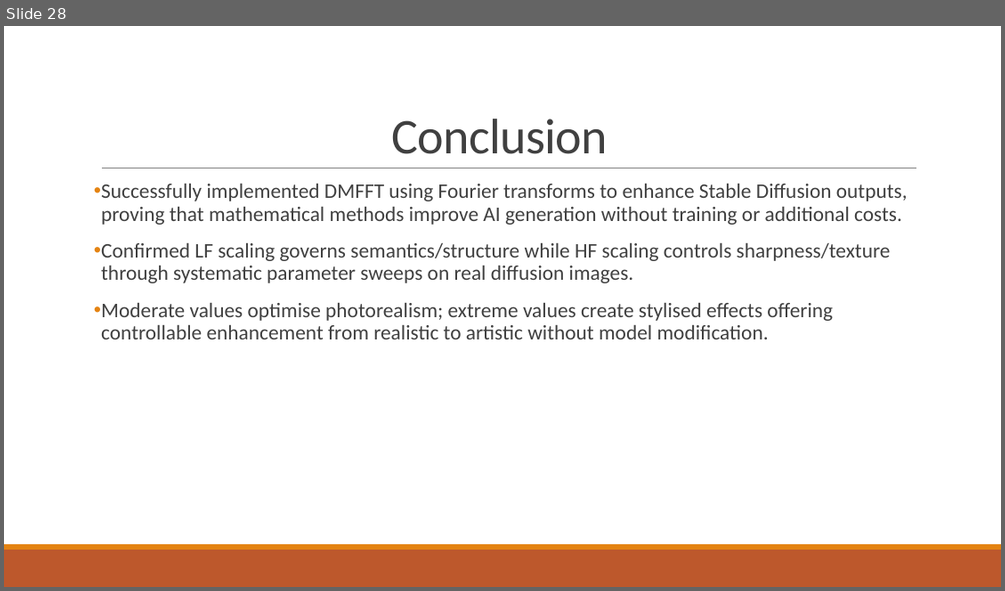
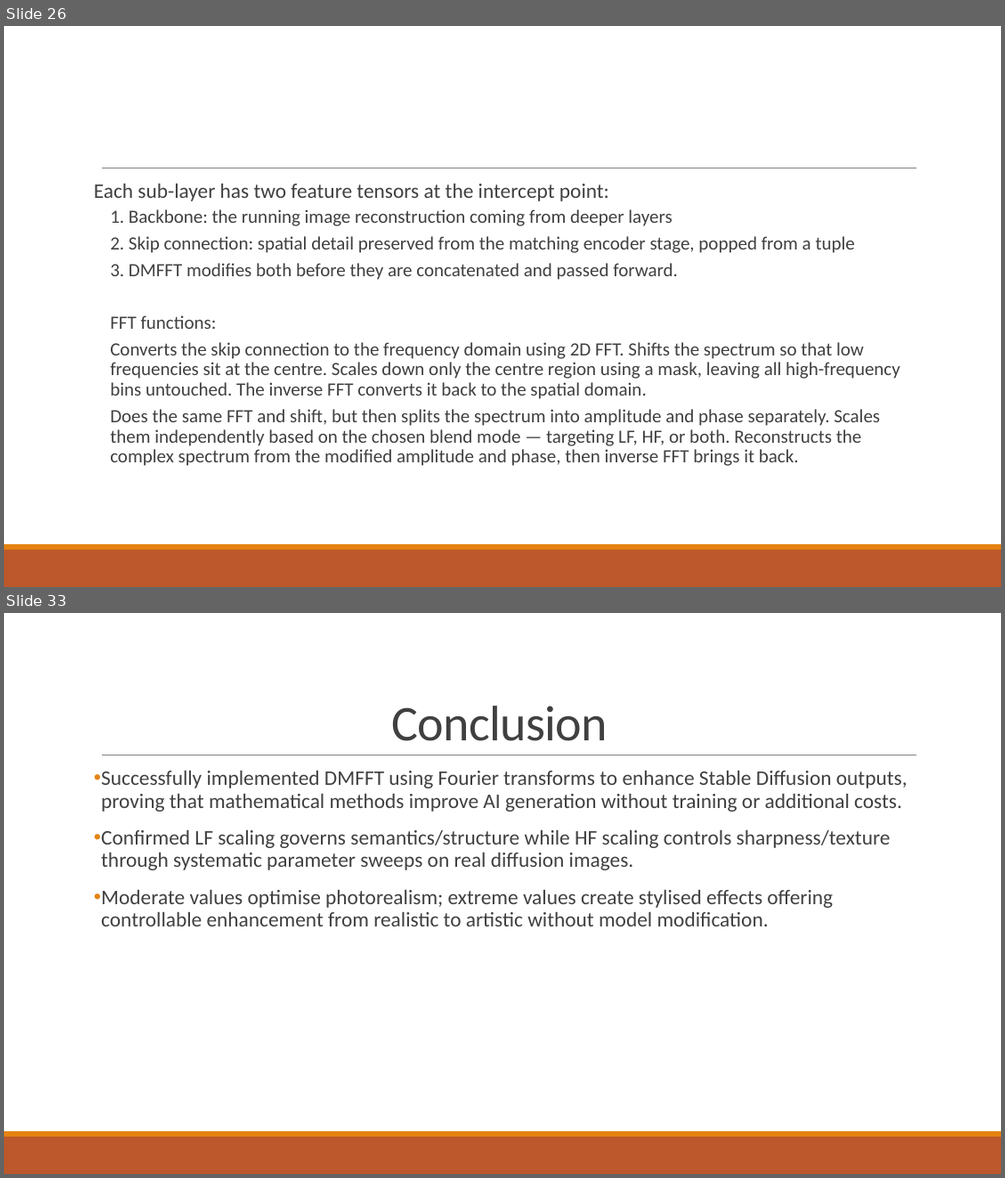
Before and after one commit to mithulpranav24/D13_MFC4_DMFFT, a slide deck: docs/Presentation.pptx. Shown one above the other, each under a label of ours: slide 28 before the commit, slides 26 and 33 after it; the slides between them are not shown. The pictures are 1005x591 and 1005x1178 pixels, drawn with LibreOffice and Linux fonts; fonts in the diff are those of the drawing. Boxes give left, top, right and bottom in pixels: in the first picture for what was removed or moved away, otherwise in the second. Text is boxed around its words. In the diff, an @@ line names an element or a change of style, - is before the commit and + after.

```diff
--- a/docs/Presentation.pptx
+++ b/docs/Presentation.pptx
@@ slide 26 added at (4, 26, 1001, 587), background #FFFFFF; not listed: 3 template elements that a slide beside it also shows @@
@@ text added at (94, 184, 900, 466), 18 pt, text #404040 @@
+Each sub-layer has two feature tensors at the intercept point:
+  1. Backbone: the running image reconstruction coming from deeper layers
+  2. Skip connection: spatial detail preserved from the matching encoder stage, popped from a tuple
+  3. DMFFT modifies both before they are concatenated and passed forward.
+  FFT functions:
+  Converts the skip connection to the frequency domain using 2D FFT. Shifts the spectrum so that low frequencies sit at the centre. Scales down only the centre region using a mask, leaving all high-frequency bins untouched. The inverse FFT converts it back to the spatial domain.
+  Does the same FFT and shift, but then splits the spectrum into amplitude and phase separately. Scales them independently based on the chosen blend mode — targeting LF, HF, or both. Reconstructs the complex spectrum from the modified amplitude and phase, then inverse FFT brings it back.
@@ what was slide 28 is now slide 33 @@
```
Also in this commit, not shown: 1 slide changed, 12 other slides added, 8 slides removed.
